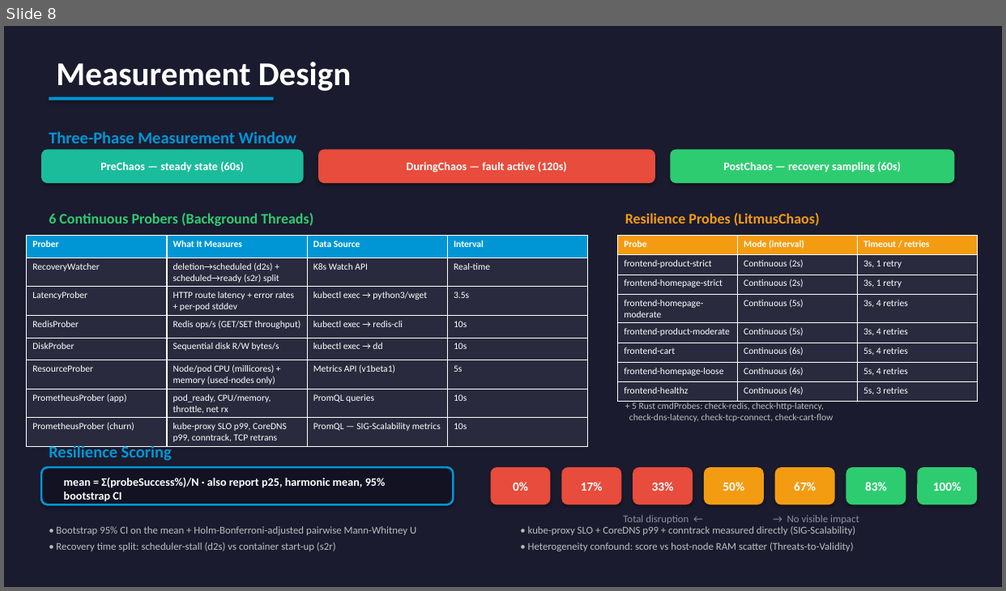
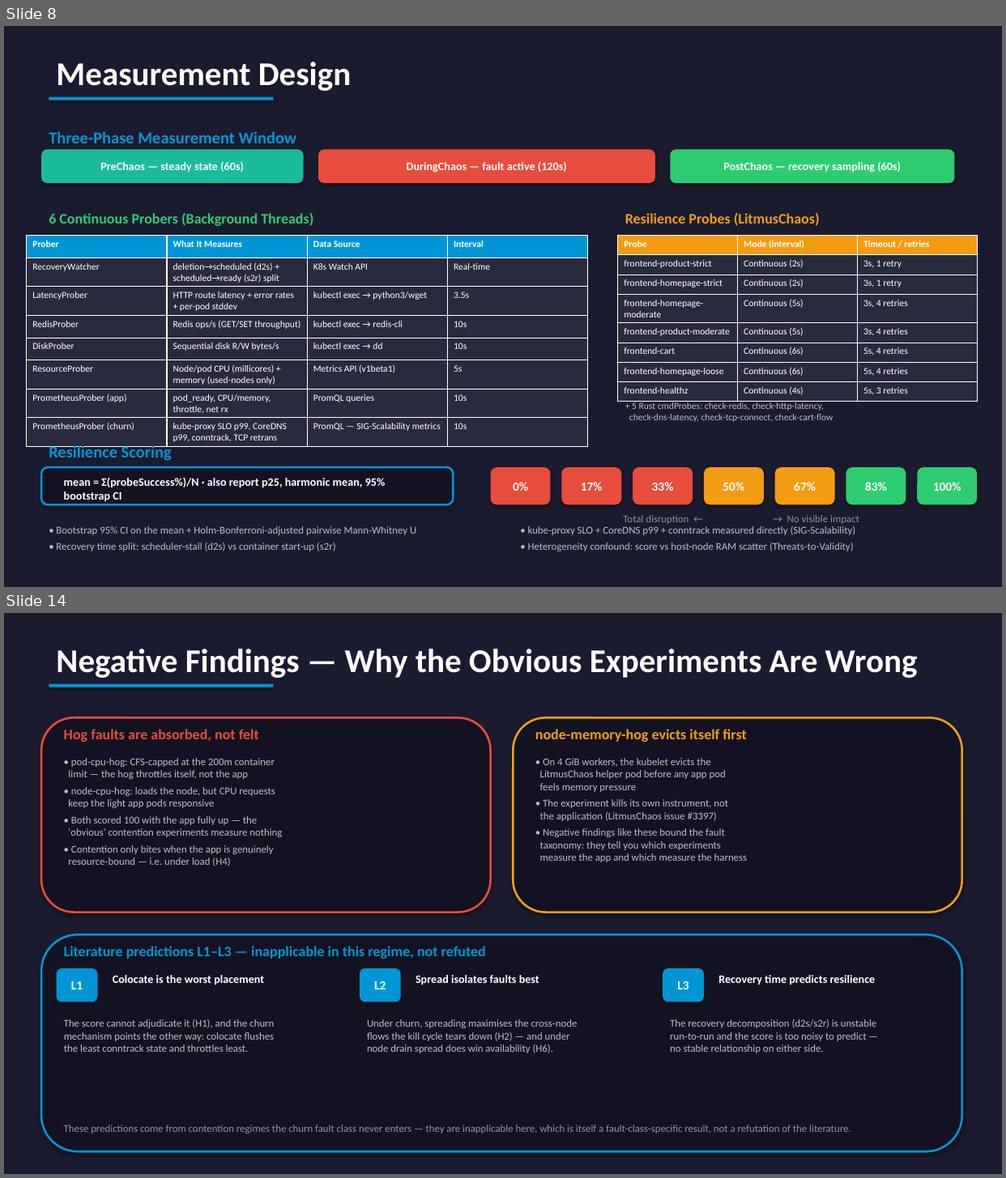
Before and after one commit to yhu02/uva-msc-thesis, a slide deck: ChaosProbe_Presentation.pptx. Shown one above the other, each under a label of ours: slide 8 before the commit, slides 8 and 14 after it; the slides between them are not shown. The pictures are 1006x591 and 1006x1178 pixels, drawn with LibreOffice and Linux fonts; fonts in the diff are those of the drawing. Boxes give left, top, right and bottom in pixels: in the first picture for what was removed or moved away, otherwise in the second. Text is boxed around its words. In the diff, an @@ line names an element or a change of style, - is before the commit and + after.

```diff
--- a/ChaosProbe_Presentation.pptx
+++ b/ChaosProbe_Presentation.pptx
@@ slide 14 added at (4, 613, 1002, 1174), background #1B1B2F @@
@@ text added at (56, 649, 918, 678), 32 pt, text #FFFFFF, bold @@
+Negative Findings — Why the Obvious Experiments Are Wrong
@@ rectangle added at (49, 684, 274, 687), fill #0096D6 @@
@@ rounded rectangle added at (41, 717, 491, 913), fill #121222, outline #E74C3C 2 pt @@
@@ text added at (64, 729, 259, 742), 14 pt, text #E74C3C, bold @@
+Hog faults are absorbed, not felt
@@ rounded rectangle added at (513, 717, 962, 913), fill #121222, outline #F39C12 2 pt @@
@@ text added at (535, 729, 746, 742), 14 pt, text #F39C12, bold @@
+node-memory-hog evicts itself first
@@ text added at (68, 758, 282, 867), 10 pt, text #BDBDBD @@
+• pod-cpu-hog: CFS-capped at the 200m container
+limit — the hog throttles itself, not the app
+• node-cpu-hog: loads the node, but CPU requests
+keep the light app pods responsive
+• Both scored 100 with the app fully up — the
+'obvious' contention experiments measure nothing
+• Contention only bites when the app is genuinely
+resource-bound — i.e. under load (H4)
@@ text added at (540, 758, 747, 862), 10 pt, text #BDBDBD @@
+• On 4 GiB workers, the kubelet evicts the
+LitmusChaos helper pod before any app pod
+feels memory pressure
+• The experiment kills its own instrument, not
+the application (LitmusChaos issue #3397)
+• Negative findings like these bound the fault
+taxonomy: they tell you which experiments
+measure the app and which measure the harness
@@ rounded rectangle added at (41, 935, 962, 1152), fill #121222, outline #0096D6 2 pt @@
@@ text added at (64, 946, 486, 959), 14 pt, text #0096D6, bold @@
+Literature predictions L1–L3 — inapplicable in this regime, not refuted
@@ rounded rectangle added at (57, 969, 98, 1003), fill #0096D6, 12 pt, text #FFFFFF, bold @@
+L1
@@ text added at (113, 975, 264, 986), 11 pt, text #FFFFFF, bold @@
+Colocate is the worst placement
@@ rounded rectangle added at (360, 969, 401, 1003), fill #0096D6, 12 pt, text #FFFFFF, bold @@
+L2
@@ text added at (415, 975, 539, 986), 11 pt, text #FFFFFF, bold @@
+Spread isolates faults best
@@ rounded rectangle added at (663, 969, 704, 1003), fill #0096D6, 12 pt, text #FFFFFF, bold @@
+L3
@@ text added at (718, 975, 876, 986), 11 pt, text #FFFFFF, bold @@
+Recovery time predicts resilience
@@ text added at (64, 1020, 275, 1052), 10 pt, text #BDBDBD @@
+The score cannot adjudicate it (H1), and the churn
+mechanism points the other way: colocate flushes
+the least conntrack state and throttles least.
@@ text added at (367, 1020, 577, 1054), 10 pt, text #BDBDBD @@
+Under churn, spreading maximises the cross-node
+flows the kill cycle tears down (H2) — and under
+node drain spread does win availability (H6).
@@ text added at (670, 1020, 877, 1054), 10 pt, text #BDBDBD @@
+The recovery decomposition (d2s/s2r) is unstable
+run-to-run and the score is too noisy to predict —
+no stable relationship on either side.
@@ text added at (64, 1125, 850, 1134), 10 pt, text #9090A0 @@
+These predictions come from contention regimes the churn fault class never enters — they are inapplicable here, which is itself a fault-class-specific result, not a refutation of the literature.
```
Also in this commit, not shown: 7 slides changed, 6 other slides added, 5 slides removed.
